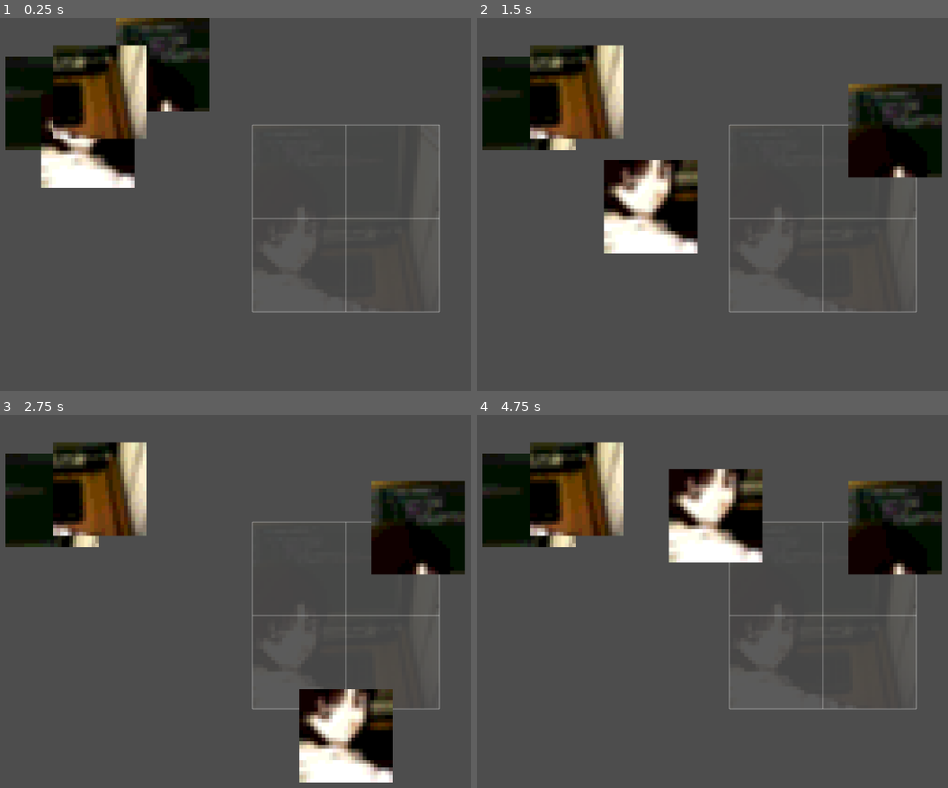
Above: before the commit, frames 1-4 (two rows, left to right).
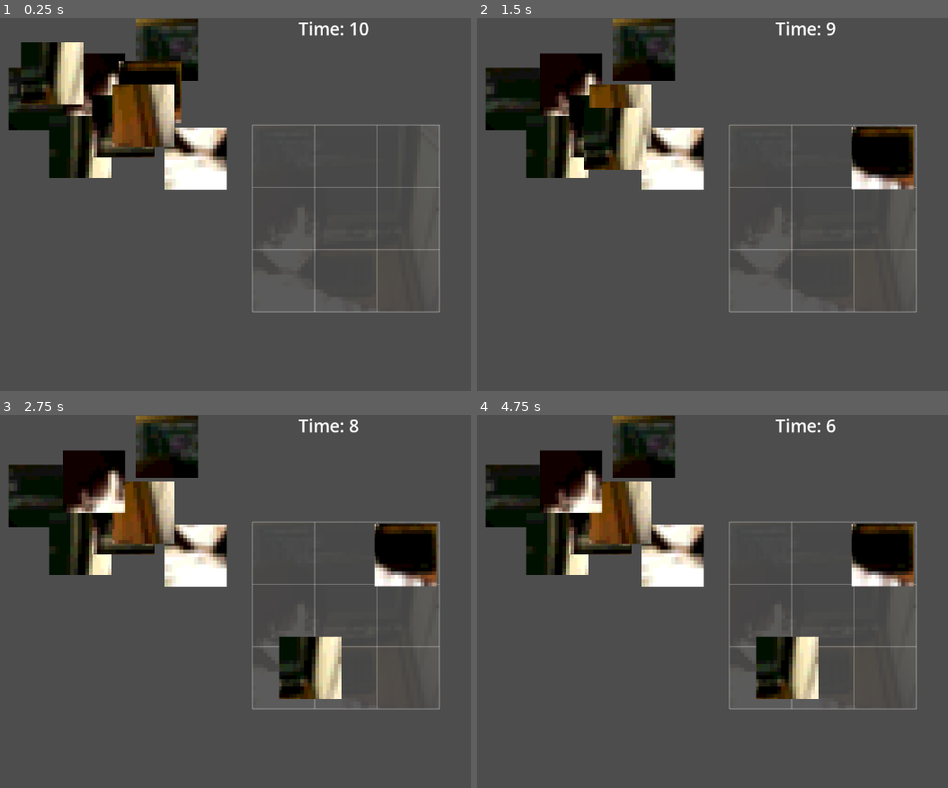
Above: after the commit, the same moments.

Repository: chabsseu/pixelated
Game: Godot game, scene res://Scenes/Board/puzzle_board.tscn
The game is run twice, just before and just after one commit, with the same random seed, the same clock (stepped at 60 frames per second) and the same inputs.
Inputs (mouse positions are in pixels of both pictures, inside the frame that each line leads up to):
- Up to frame 1 (0.25 s): no input
- Up to frame 2 (1.5 s): tap Enter at 0.5 s; drag from (641, 66) to (896, 129) at 0.52 s; tap Space at 1.25 s; drag from (528, 103) to (787, 301) at 1.27 s
- Up to frame 3 (2.75 s): tap Enter at 2 s; move the mouse to (98, 489) at 2.02 s; click (98, 489) at 2.17 s
- Up to frame 4 (4.75 s): tap Space at 2.75, 4.25 s; drag from (820, 735) to (608, 556) at 2.77 s; tap Enter at 3.5 s; move the mouse to (outside the picture) at 3.52 s; click (outside the picture) at 3.67 s; drag from (608, 556) to (717, 515) at 4.27 s

The runs differ from the first frame. In frame 1, 15% of the frame differs, in the area x 1-94%, y 0-79%; in frame 2, 21%; in frame 3, 24%, in the area x 1-99%, y 0-99%; in frame 4, 23%.

Commit message:
created a timer and also made the pieces immovable when timer hits 0

Diff:
--- a/Scripts/puzzle_board.gd
+++ b/Scripts/puzzle_board.gd
@@ -2,24 +2,42 @@
 class_name PuzzleBoard
 
 @export var piece_scene: PackedScene       # assign PuzzlePiece.tscn in the editor
-@export var grid_columns: int = 2
+@export var grid_columns: int = 3
 @export var board_size: Vector2 = Vector2(600, 600)
 @export var pixelate_grid_size := 6   # lower = chunkier/harder pixelation
 @export var color_levels := 64     # lower = flatter "cartoon" palette, 255 = off
 @export var snap_threshold_ratio: float = 0.6   # % of piece size counted as "close enough" to snap
+@export var time_limit_seconds: float = 10.0
 
 var pieces: Array = []
 var slot_positions: Array = []
 var pieces_correct: int = 0
 var total_pieces: int = 0
 var _ghost_nodes: Array = []
+var _time_remaining: float = 0.0
+var _timer_active: bool = false
+var _timer_label: Label
 
 signal puzzle_solved
+signal time_up
 
 func _ready() -> void:
 	puzzle_solved.connect(_on_puzzle_solved)
 	start_puzzle("res://test.jpg")
+
+func _process(delta: float) -> void:
+	if not _timer_active:
+		return
+	_time_remaining -= delta
+	if _timer_label:
+		_timer_label.text = "Time: %d" % max(0, ceil(_time_remaining))
+	if _time_remaining <= 0.0:
+		_timer_active = false
+		_time_remaining = 0.0
+		_on_time_up()
+
 func _on_puzzle_solved() -> void:
+	_timer_active = false
 	var win_label := Label.new()
 
 	win_label.text = "PUZZLE COMPLETE!"
@@ -76,6 +94,7 @@
 	)
 
 	_build_pieces(processed)
+
 func _build_pieces(processed_image: Image) -> void:
 	_clear_board()
 
@@ -153,6 +172,32 @@
 
 	_shuffle_pieces()
 	queue_redraw()
+	_start_timer()
+
+func _start_timer() -> void:
+	if time_limit_seconds <= 0.0:
+		return
+	_time_remaining = time_limit_seconds
+	_timer_active = true
+	if _timer_label == null:
+		_timer_label = Label.new()
+		_timer_label.add_theme_font_size_override("font_size", 28)
+		_timer_label.position = Vector2(500,0)
+		add_child(_timer_label)
+	_timer_label.text = "Time: %d" % int(time_limit_seconds)
+
+func _on_time_up() -> void:
+	for piece in pieces:
+		piece.lock_input()
+	var msg := Label.new()
+	msg.text = "TIME'S UP!"
+	msg.add_theme_font_size_override("font_size", 64)
+	msg.horizontal_alignment = HORIZONTAL_ALIGNMENT_CENTER
+	msg.vertical_alignment = VERTICAL_ALIGNMENT_CENTER
+	msg.set_anchors_preset(Control.PRESET_FULL_RECT)
+	msg.mouse_filter = Control.MOUSE_FILTER_IGNORE
+	add_child(msg)
+	time_up.emit()
 
 func _shuffle_pieces() -> void:
 	# Scatter pieces randomly within the board bounds, avoiding their own correct slot.
--- a/Scripts/puzzle_piece.gd
+++ b/Scripts/puzzle_piece.gd
@@ -7,6 +7,7 @@
 var correct_slot: Vector2
 var piece_size: float
 var is_locked: bool = false
+var input_locked: bool = false
 
 var _dragging: bool = false
 var _drag_offset: Vector2 = Vector2.ZERO
@@ -52,7 +53,7 @@
 
 func _on_gui_input(event: InputEvent) -> void:
 
-	if is_locked:
+	if is_locked or input_locked:
 		return
 
 	if event is InputEventMouseButton:
@@ -74,3 +75,7 @@
 func snap_to(target_pos: Vector2) -> void:
 	position = target_pos
 	mouse_filter = Control.MOUSE_FILTER_IGNORE
+
+func lock_input():
+	input_locked = true
+	_dragging = false
